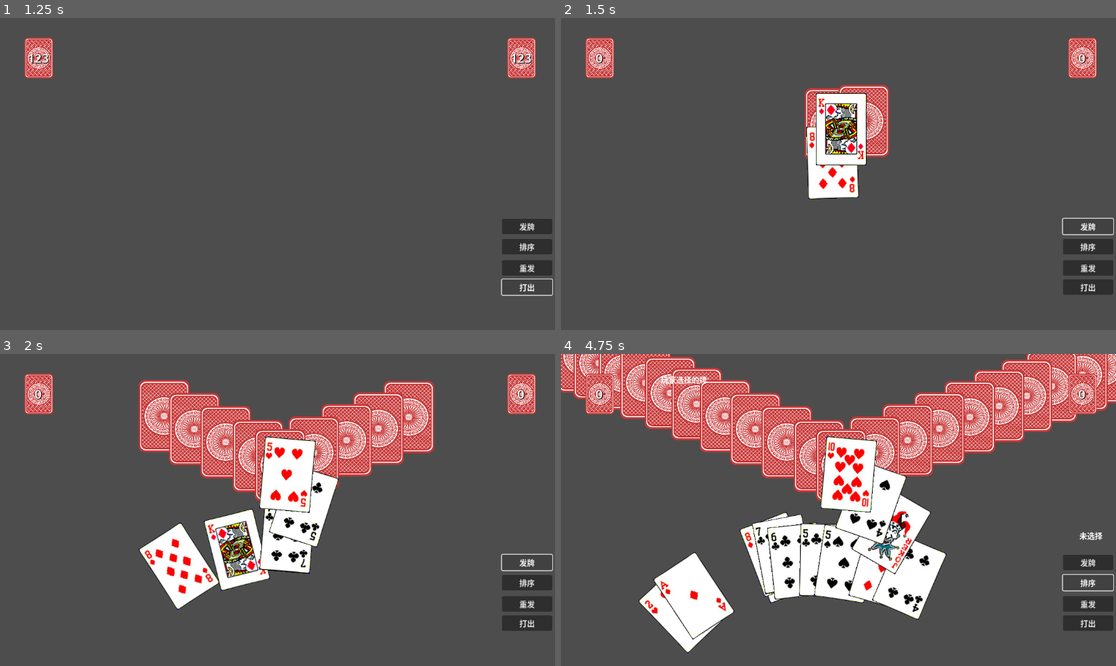
Above: before the commit, frames 1-4 (two rows, left to right).
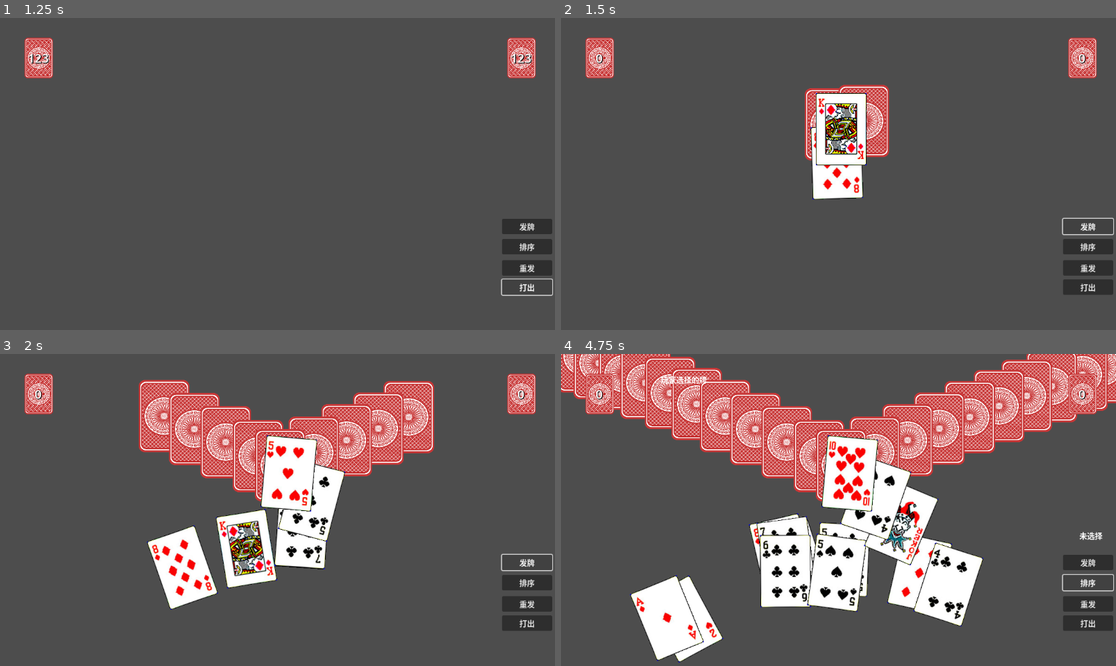
Above: after the commit, the same moments.

Repository: blmz/GODOT-DouDiZhu
Game: Godot game, scene res://场景/手牌管理器.tscn
Two runs of this game, one before a commit and one after it. Both use one fixed random seed, a clock stepped at 60 frames per second and the inputs below.
Inputs:
- Up to frame 1 (1.25 s): click "打出" at 0.5 s
- Up to frame 2 (1.5 s): click "发牌" at 1.25 s
- Up to frame 3 (2 s): no input
- Up to frame 4 (4.75 s): click "排序" at 2 s; click "重发" at 2.75 s; click "发牌" at 3.5 s; click "排序" at 4.25 s

Frame 1 is identical in both runs. In frame 2, 0.7% of the frame differs, in the area x 44-55%, y 34-59%; in frame 3, 5.4%; in frame 4, 11%, in the area x 12-77%, y 26-99%.

Commit message:
简单调整

Diff:
--- a/场景/手牌管理器.tscn
+++ b/场景/手牌管理器.tscn
@@ -10,7 +10,7 @@
 
 [sub_resource type="Curve2D" id="Curve2D_c4sjh"]
 _data = {
-"points": PackedVector2Array(-49.024, 107.139, 49.024, -107.139, -332, 76.3953, -140.817, -1, 140.817, 1, 4, -83.1861, -73.9888, -128.849, 0, 0, 343, 91.6744)
+"points": PackedVector2Array(-29.9444, 147.268, 29.9444, -147.268, -448.748, 61.7518, -140.817, -1, 140.817, 1, 0, -180.38, -32.9676, -163.506, 32.9676, 163.506, 422.401, 69.877)
 }
 point_count = 3
 
@@ -24,7 +24,8 @@
 script = ExtResource("1_tnola")
 "选择上升曲线" = SubResource("Curve_dg5hf")
 "选择分散曲线" = SubResource("Curve_dg5hf")
-"选择分散距离" = 50.0
+"选择上升距离" = 50.0
+"选择分散距离" = 40.0
 "扑克牌" = ExtResource("2_io782")
 
 [node name="牌堆牌数显示" parent="." instance=ExtResource("3_dwm8v")]
@@ -78,10 +79,10 @@
 anchor_top = 3.199
 anchor_right = 0.419
 anchor_bottom = 3.199
-offset_left = 0.311951
-offset_top = -1278.95
-offset_right = 0.311951
-offset_bottom = -1278.95
+offset_left = 0.312012
+offset_top = -869.952
+offset_right = 0.312012
+offset_bottom = -869.952
 
 [node name="手牌排列线" type="Control" parent="."]
 layout_mode = 1
@@ -89,18 +90,18 @@
 anchor_top = 0.756
 anchor_right = 0.419
 anchor_bottom = 0.756
-offset_left = 0.311951
-offset_top = 0.111969
-offset_right = 0.311951
-offset_bottom = 0.111969
+offset_left = 0.312012
+offset_top = -41.888
+offset_right = 0.312012
+offset_bottom = -41.888
 
 [node name="手牌线" type="Path2D" parent="手牌排列线"]
-position = Vector2(0, -54)
-scale = Vector2(1, 0.589041)
+position = Vector2(46, 84)
+scale = Vector2(1.17661, 0.615367)
 curve = SubResource("Curve2D_c4sjh")
 
 [node name="手牌线点" type="PathFollow2D" parent="手牌排列线/手牌线"]
-position = Vector2(-332, 76.3953)
+position = Vector2(-448.748, 61.7518)
 rotation = -0.454002
 rotates = false
 loop = false
--- a/场景/扑克牌.tscn
+++ b/场景/扑克牌.tscn
@@ -51,6 +51,5 @@
 texture = ExtResource("4_ymp43")
 expand_mode = 1
 
-[connection signal="gui_input" from="." to="." method="_on_gui_input"]
 [connection signal="mouse_entered" from="." to="." method="鼠标进了"]
 [connection signal="mouse_exited" from="." to="." method="鼠标出了"]
--- a/脚本/扑克牌.gd
+++ b/脚本/扑克牌.gd
@@ -94,6 +94,7 @@
 func 鼠标进了():
 	选择发光框.visible=true
 	鼠标进入.emit(self)
+	print("鼠标进了"+牌.花色+牌.点数)
 
 func 鼠标出了():
 	鼠标离开.emit(self)
--- a/脚本/扑克牌类.gd
+++ b/脚本/扑克牌类.gd
@@ -46,7 +46,26 @@
 				break
 		if 是否是顺子:
 			return 6
-
+	#判断炸弹
+	if (牌数==4 and 4 in 点数字典.values()):
+		return 9
+	#判断连对
+	if (牌数>=6 and 牌数%2==0):
+		var 是否是连对:bool=false
+		var 当前点数:int=0
+		var 键列表=点数字典.keys()
+		键列表.sort()
+		for key in 键列表:#通过选择点数的顺序来判断是否是连对
+			if(当前点数==0):
+				当前点数=key-1
+			if (key-当前点数==1 and 点数字典[key]==2):
+				是否是连对=true
+				当前点数=key
+			else:
+				是否是连对=false
+				break
+		if 是否是连对:
+			return 7
 	return 0
 
 static func 排序扑克列表(选择牌列表:Array[扑克牌类]=[])->Array[扑克牌类]:
--- /dev/null
+++ b/脚本/鼠标.gd
@@ -0,0 +1,11 @@
+extends Area2D
+
+
+# Called when the node enters the scene tree for the first time.
+func _ready():
+	pass # Replace with function body.
+
+
+# Called every frame. 'delta' is the elapsed time since the previous frame.
+func _process(delta):
+	position=get_global_mouse_position()
Not shown, changed: README.md
